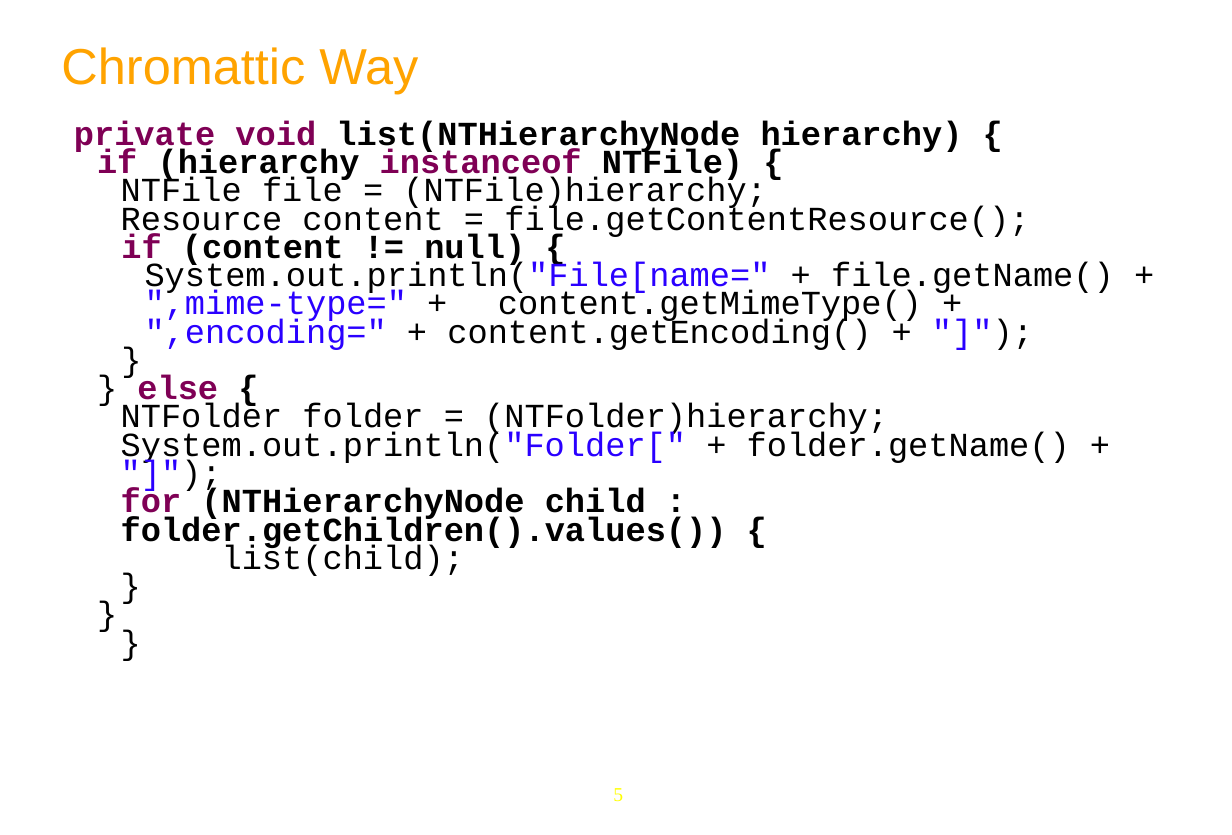
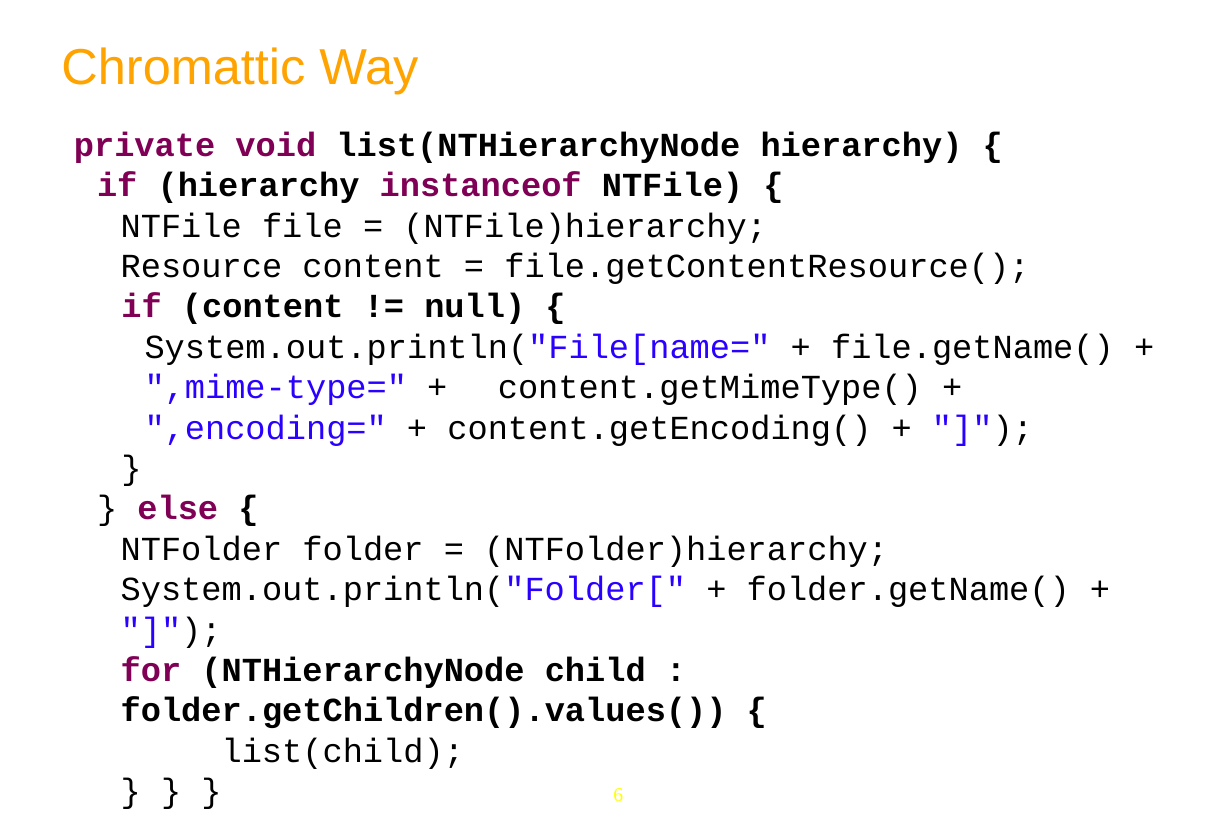
Before and after one commit to anhvurz90/training, a slide deck: slide 6 of slides/exo-developer/en/370-Chromattic-XDev-en.pptx (slide 5 before the commit). Drawn at 1232x835 pixels with LibreOffice and Linux fonts; fonts in the diff are those of the drawing; background and template pictures are left out. Boxes give left, top, right and bottom in pixels: in the first picture for what was removed or moved away, otherwise in the second. Text is boxed around its words. In the diff, an @@ line names an element or a change of style, - is before the commit and + after.

```diff
--- a/slides/exo-developer/en/370-Chromattic-XDev-en.pptx
+++ b/slides/exo-developer/en/370-Chromattic-XDev-en.pptx
@@ text at bbox=[74, 131, 1114, 728]: text changed @@
-  }
-  }
-}
+  } } }
@@ text at bbox=[74, 131, 1114, 728]: line spacing 0.7 to 1 @@
@@ page number at bbox=[613, 788, 623, 802]: text changed @@
-5
+6
```
Also in this commit, not shown: 4 other slides changed, 11 slides added, 6 slides removed.
